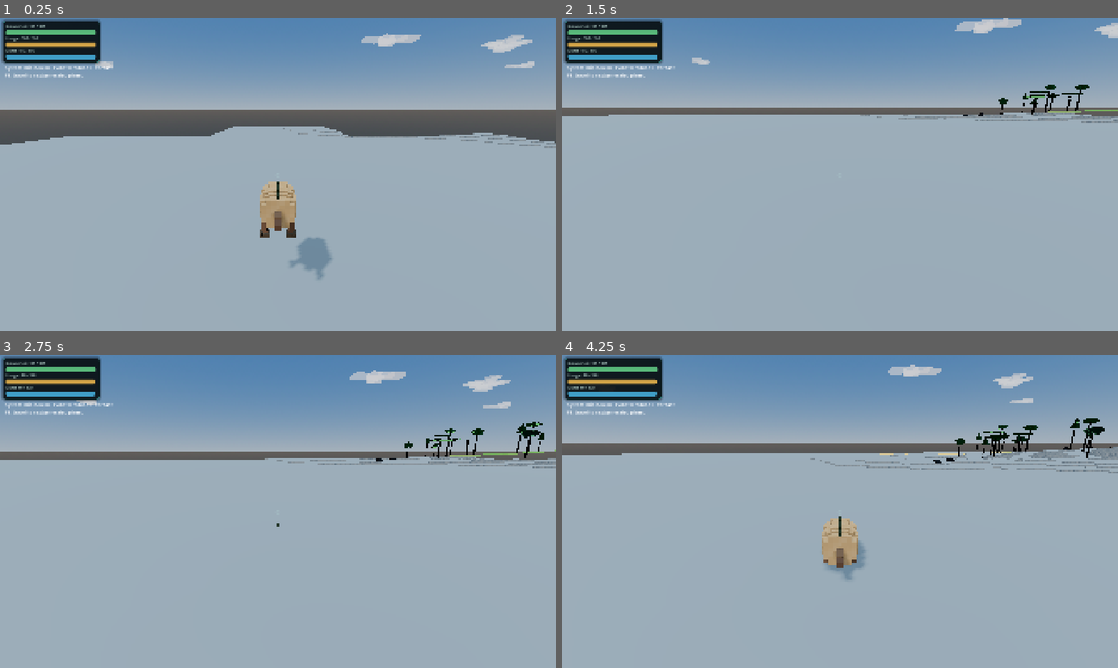
Above: before the commit, frames 1-4 (two rows, left to right).
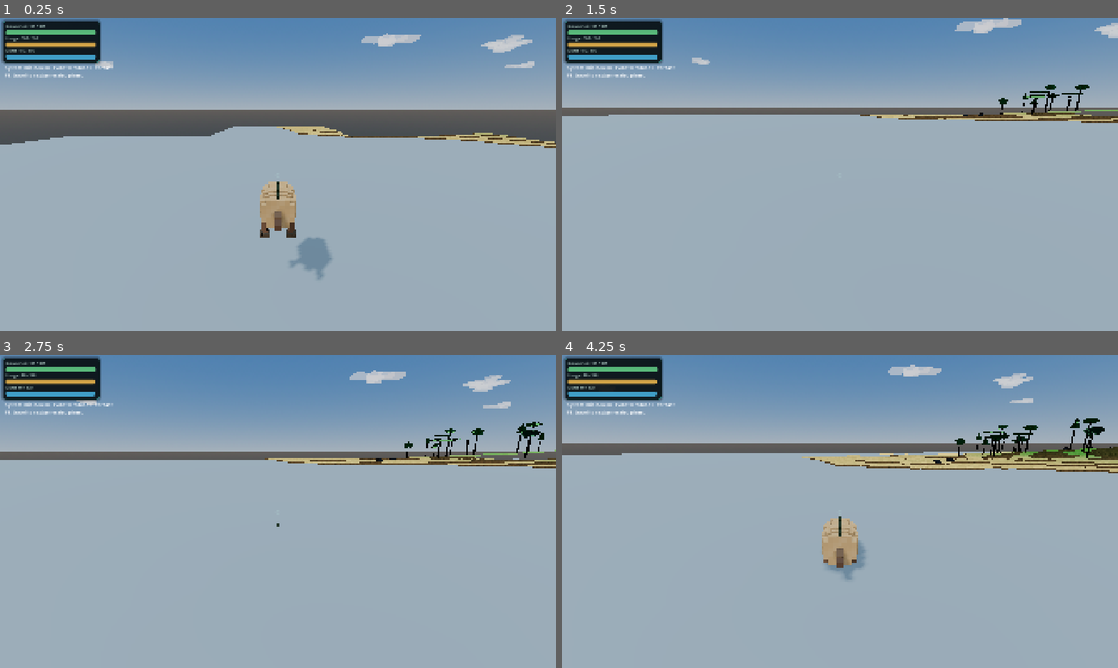
Above: after the commit, the same moments.

Repository: MajorDragonfly/voxelverse
Game: Godot game, scene res://main/main.tscn
Same seed, same stepped clock (60 frames per second), same inputs: the game is played once before the commit and once after it.
Inputs (mouse positions are in pixels of both pictures, inside the frame that each line leads up to):
- Up to frame 1 (0.25 s): no input
- Up to frame 2 (1.5 s): tap Enter at 0.5 s; move the mouse to (867, 174) at 0.52 s; hold W (move_forward) from 0.53 s (still down); click (867, 174) at 0.6 s; tap Space (jump) at 0.77 s; move the mouse to (812, 174) at 1.27 s; tap L at 1.35 s
- Up to frame 3 (2.75 s): keep holding W (move_forward); tap Space (jump) at 1.52 s; move the mouse to (289, 505) at 2.02 s; tap R at 2.1 s
- Up to frame 4 (4.25 s): keep holding W (move_forward); move the mouse to (834, 517) at 2.77 s; tap Tab at 2.85 s; click (834, 517) at 2.92 s; tap Space (jump) at 3.02, 3.77 s; move the mouse to (878, 514) at 3.52 s; tap Delete at 3.6 s

The runs differ from the first frame. In frame 1, 0.8% of the frame differs, in the area x 49-100%, y 34-42%; in frame 2, 0.9%; in frame 3, 1.2%; in frame 4, 2.7%, in the area x 43-100%, y 29-38%.

Commit message:
Make integrated terrain detail compatible with all renderers

Diff:
--- a/world/visuals/terrain/terrain_surface.gdshader
+++ b/world/visuals/terrain/terrain_surface.gdshader
@@ -44,12 +44,14 @@
 varying vec3 world_position;
 varying vec3 world_normal;
 varying vec3 vertex_base_color;
+varying float camera_distance_v7;
 
 
 void vertex() {
 	world_position = (MODEL_MATRIX * vec4(VERTEX, 1.0)).xyz;
 	world_normal = normalize(MODEL_NORMAL_MATRIX * NORMAL);
 	vertex_base_color = COLOR.rgb;
+	camera_distance_v7 = distance(INV_VIEW_MATRIX[3].xyz, world_position);
 }
 
 
@@ -95,16 +97,15 @@
 	if (!top_surface) {
 		return 1.0;
 	}
-	float camera_distance = length(CAMERA_POSITION_WORLD - world_position);
 	float near_fade = 1.0 - smoothstep(
 		max(near_detail_end - 10.0, 0.0),
 		near_detail_end,
-		camera_distance
+		camera_distance_v7
 	);
 	float mid_fade = 1.0 - smoothstep(
 		max(mid_detail_end - 18.0, near_detail_end),
 		mid_detail_end,
-		camera_distance
+		camera_distance_v7
 	);
 	float safe_tile_size = max(micro_tile_size, 0.001);
 	vec2 micro_cell = floor(world_position.xz / safe_tile_size);
